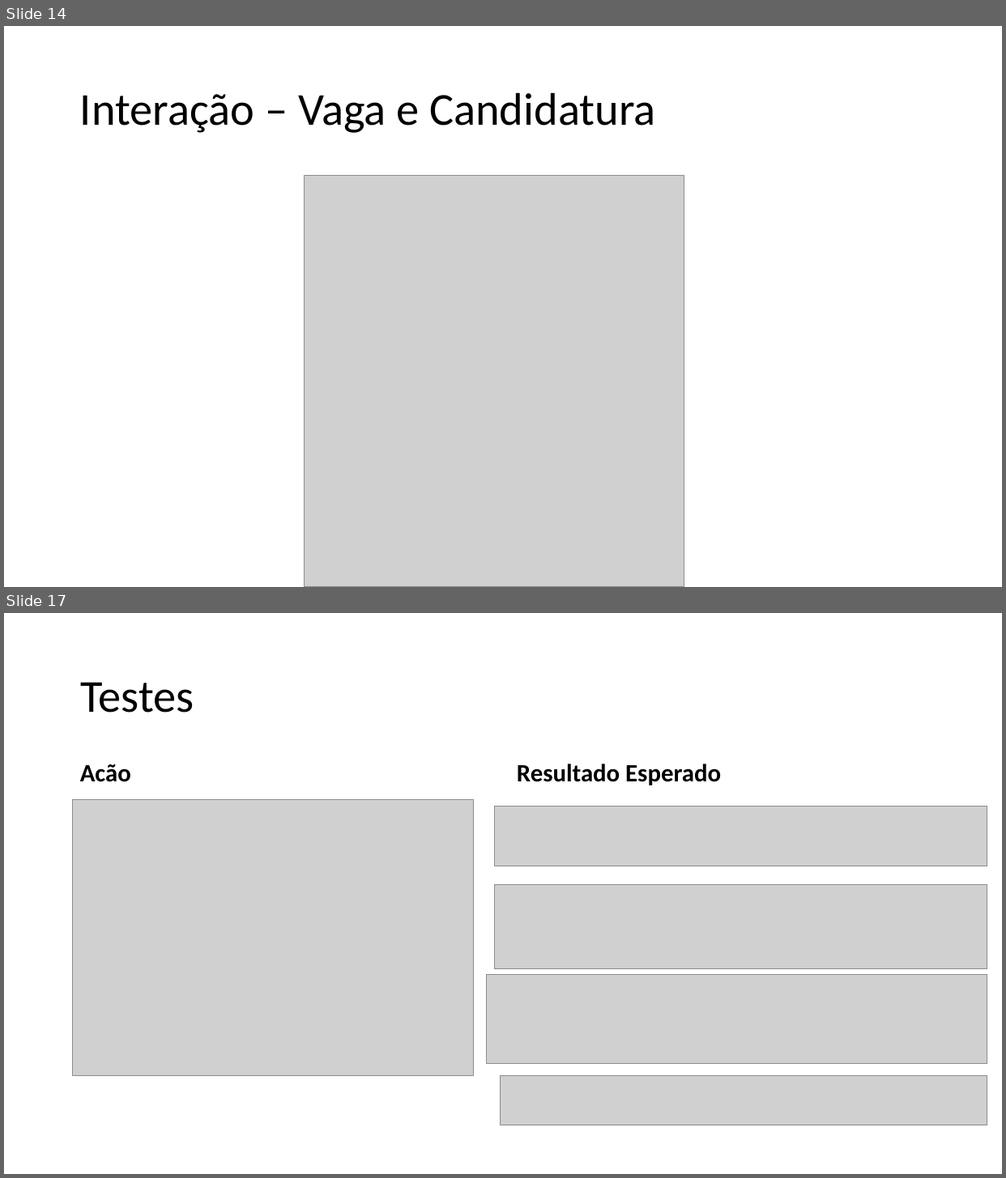
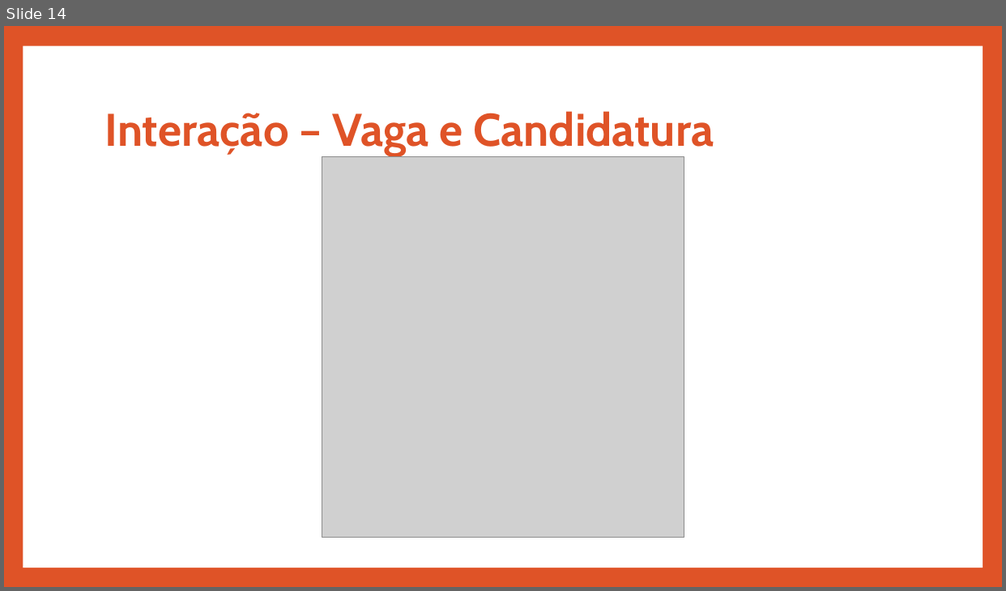
Before and after one commit to A40278/ps_20172018, a slide deck: Appresentação/Appresentacao.pptx. Shown one above the other, each under a label of ours: slides 14 and 17 before the commit, slide 14 after it; the slides between them are not shown. The pictures are 1006x1178 and 1006x591 pixels, drawn with LibreOffice and Linux fonts; fonts in the diff are those of the drawing; grey boxes stand for pictures. Boxes give left, top, right and bottom in pixels: in the first picture for what was removed or moved away, otherwise in the second. Text is boxed around its words. In the diff, an @@ line names an element or a change of style, - is before the commit and + after.

```diff
--- a/Appresentação/Appresentacao.pptx
+++ b/Appresentação/Appresentacao.pptx
@@ slide 17 removed at bbox=[4, 613, 1002, 1174], background #FFFFFF @@
@@ title removed at bbox=[80, 682, 194, 713] @@
-Testes
@@ text removed at bbox=[80, 764, 131, 782] @@
-Acão
@@ text removed at bbox=[517, 764, 721, 786] @@
-Resultado Esperado
@@ picture removed at bbox=[72, 800, 473, 1076] @@
@@ picture removed at bbox=[495, 806, 987, 866] @@
@@ picture removed at bbox=[495, 884, 987, 969] @@
@@ picture removed at bbox=[486, 974, 987, 1063] @@
@@ picture removed at bbox=[501, 1076, 987, 1125] @@
@@ slide 14 changed as well @@
@@ background #FFFFFF to #DF5327 @@
@@ rectangle added at bbox=[23, 46, 982, 568], fill #FFFFFF @@
@@ title "Interação – Vaga e Candidatura": place and size @@
-title "Interação – Vaga e Candidatura" at bbox=[80, 92, 656, 133]
+title "Interação – Vaga e Candidatura" at bbox=[105, 111, 714, 156]
@@ title "Interação – Vaga e Candidatura" at bbox=[105, 111, 714, 156]: font Calibri to Cabin, text colour #000000 to #DF5327, bold on @@
@@ picture: place and size @@
-picture at bbox=[305, 176, 684, 587]
+picture at bbox=[322, 157, 684, 537]
```
Also in this commit, not shown: 15 other slides changed, 4 slides added, 3 other slides removed, 3 other files.
